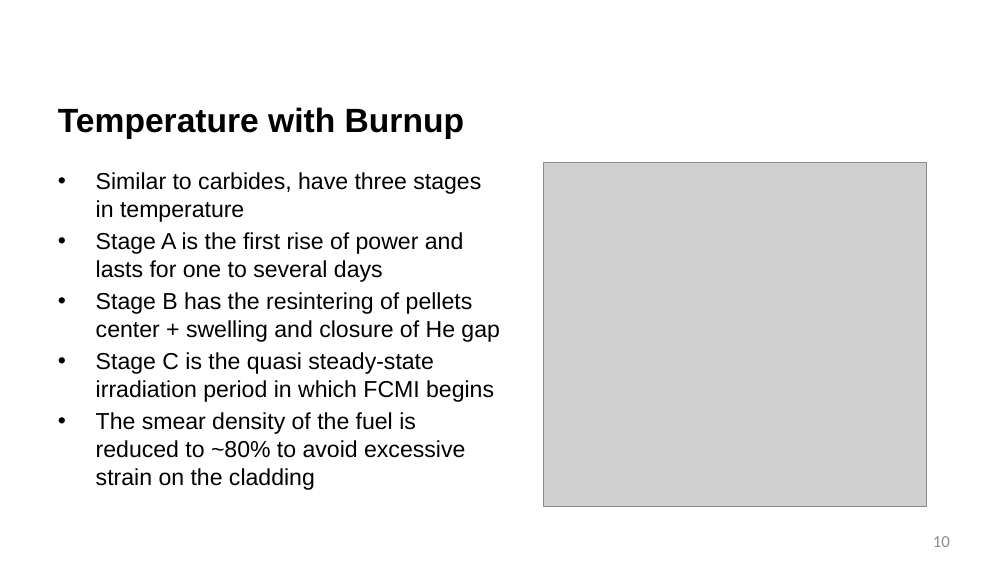
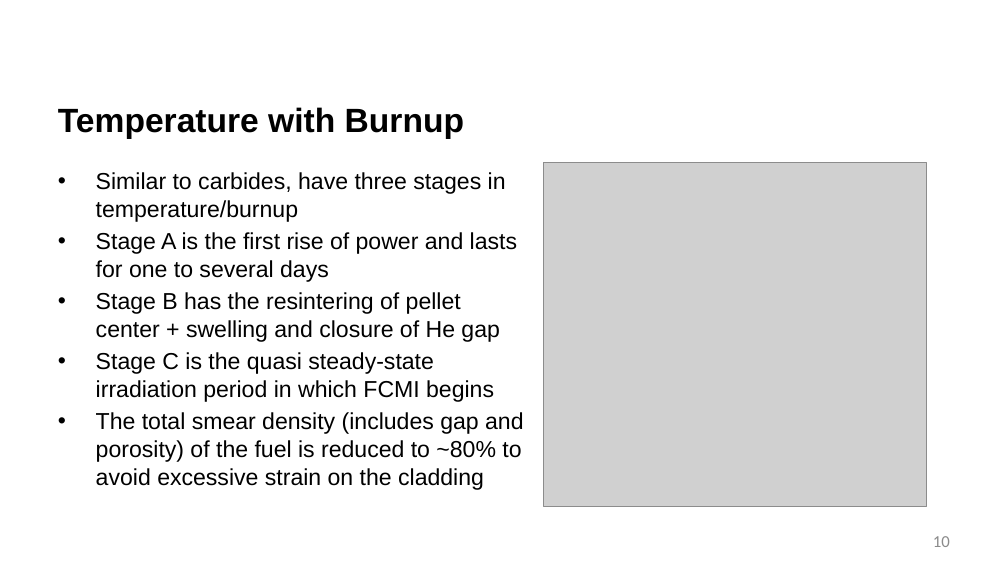
Before and after one commit to benbeeler/TEACHING, a slide deck: slide 10 of Advanced Reactor Materials/Fall2026/Lec18_nitride.pptx. Drawn at 1008x567 pixels with LibreOffice and Linux fonts; fonts in the diff are those of the drawing; grey boxes stand for pictures; background and template pictures are left out. Boxes give left, top, right and bottom in pixels: in the first picture for what was removed or moved away, otherwise in the second. Text is boxed around its words. In the diff, an @@ line names an element or a change of style, - is before the commit and + after.

```diff
--- a/Advanced Reactor Materials/Fall2026/Lec18_nitride.pptx
+++ b/Advanced Reactor Materials/Fall2026/Lec18_nitride.pptx
@@ text at (96, 172, 506, 222): text changed @@
-• Similar to carbides, have three stages in temperature
+• Similar to carbides, have three stages in temperature/burnup
@@ text at (96, 292, 499, 342): text changed @@
-• Stage B has the resintering of pellets center + swelling and closure of He gap
+• Stage B has the resintering of pellet center + swelling and closure of He gap
@@ text at (96, 412, 523, 490): text changed @@
-• The smear density of the fuel is reduced to ~80% to avoid excessive strain on the cladding
+• The total smear density (includes gap and porosity) of the fuel is reduced to ~80% to avoid excessive strain on the cladding
```
Also in this commit, not shown: 13 other slides changed, 10 slides added, 4 slides removed, 2 other files.
